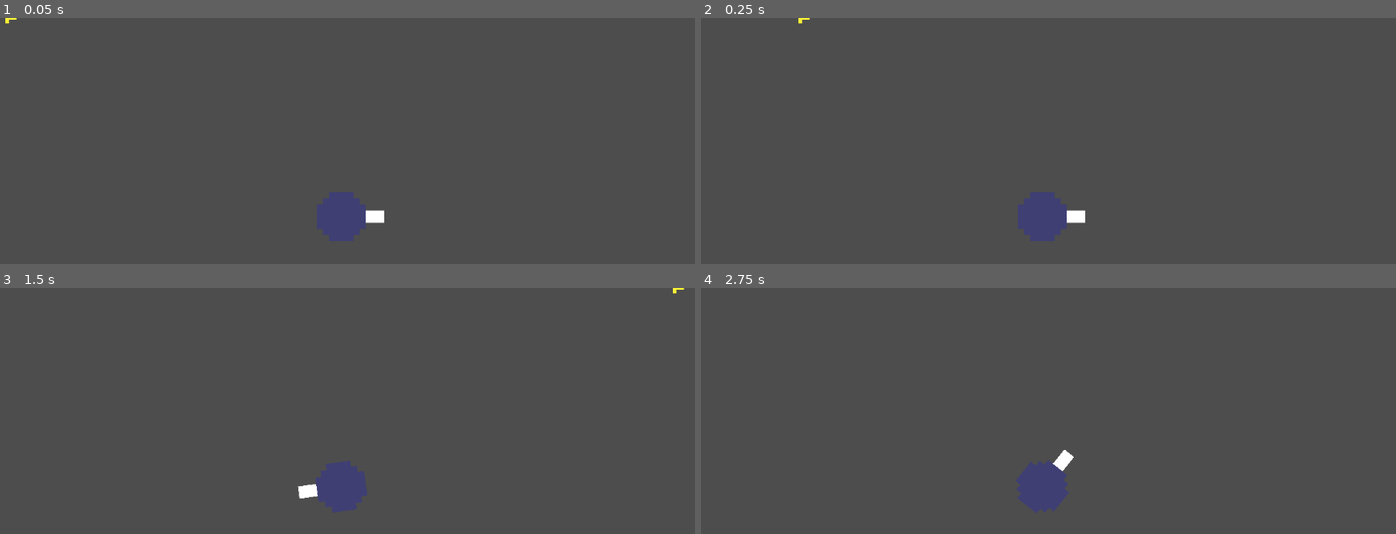
Above: before the commit, frames 1-4 (two rows, left to right).
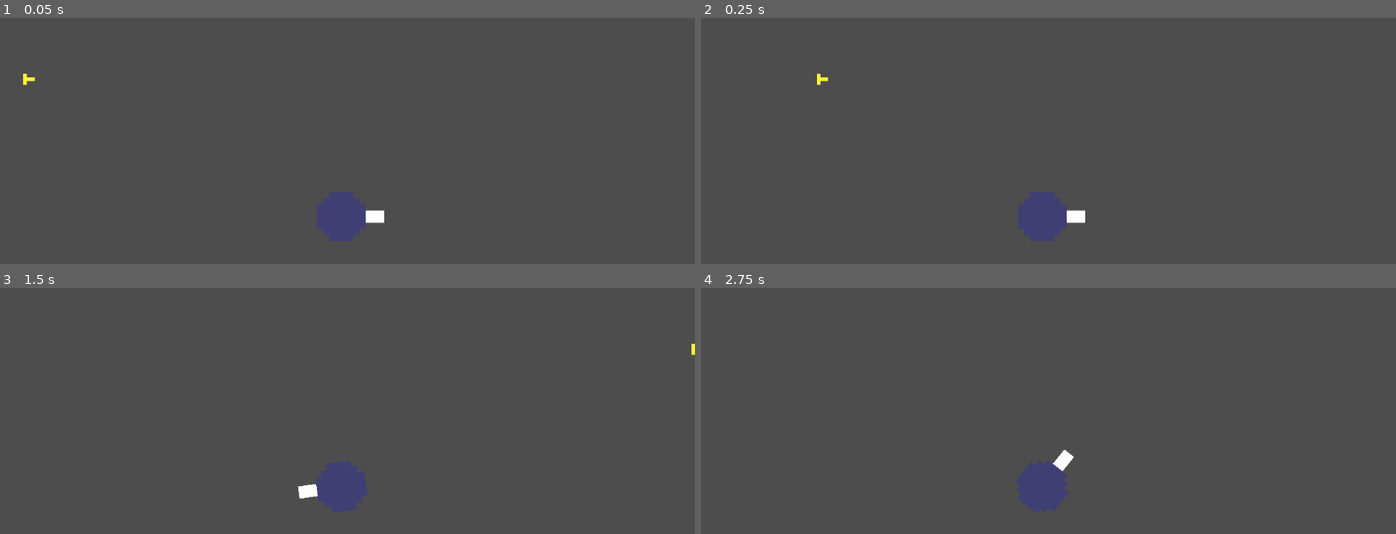
Above: after the commit, the same moments.

Repository: fisabreyt123-spec/shootem-up---first-game
Game: Godot game, scene res://Root.tscn
Same seed, same stepped clock (60 frames per second), same inputs: the game is played once before the commit and once after it.
Inputs (mouse positions are in pixels of both pictures, inside the frame that each line leads up to):
- Up to frame 1 (0.05 s): no input
- Up to frame 2 (0.25 s): no input
- Up to frame 3 (1.5 s): tap Enter at 0.5 s; move the mouse to (500, 467) at 0.52 s; click (500, 467) at 0.6 s; tap Space at 1.25 s; move the mouse to (201, 506) at 1.27 s; click (201, 506) at 1.35 s
- Up to frame 4 (2.75 s): tap Enter at 2 s; move the mouse to (1111, 398) at 2.02 s; click (1111, 398) at 2.1 s

The runs differ from the first frame. In frame 1, less than 0.1% of the frame differs, in the area x 0-6%, y 0-28%; in frame 2, less than 0.1%; in frame 3, less than 0.1%; in frame 4, nothing differs.
Error after the commit: Cannot call method 'instantiate' on a null value. (res://player.gd:13)

Commit message:
Add player & bullet scripts; update scene/input
Implement player shooting: add player.gd (CharacterBody2D) and bullet.gd (Area2D) to handle mouse-facing player and instanced bullets with movement and collision. Update Root.tscn to reference the new player and bullet scripts, add a Muzzle marker, and reparent sprite/collision under a Bullet node. Remove the old character_body_2d.gd and area_2d.gd files. Add a 'shoot' input action bound to the left mouse button in project.godot. Note: bullet.gd now checks the 'enemy' group (previously 'mobs').

Bug when shooting due to tscn files missing (fixing later)

Diff:
--- a/Root.tscn
+++ b/Root.tscn
@@ -1,8 +1,8 @@
 [gd_scene load_steps=7 format=3 uid="uid://dnk8csewsx4i8"]
 
-[ext_resource type="Script" uid="uid://dvmkn71h8e0qt" path="res://character_body_2d.gd" id="1_24d08"]
+[ext_resource type="Script" uid="uid://dvmkn71h8e0qt" path="res://player.gd" id="1_24d08"]
 [ext_resource type="Texture2D" uid="uid://dow7uc76gtsuw" path="res://Sprites/Turret_P.png" id="2_170dk"]
-[ext_resource type="Script" uid="uid://camph1rlhilnw" path="res://area_2d.gd" id="3_cwqeq"]
+[ext_resource type="Script" uid="uid://camph1rlhilnw" path="res://bullet.gd" id="3_cwqeq"]
 [ext_resource type="Texture2D" uid="uid://bqiiqgklla2xu" path="res://Sprites/Bullet_P.png" id="4_3ipfy"]
 
 [sub_resource type="RectangleShape2D" id="RectangleShape2D_cwqeq"]
@@ -24,15 +24,19 @@
 scale = Vector2(10, 10)
 texture = ExtResource("2_170dk")
 
-[node name="Area2D" type="Area2D" parent="."]
+[node name="Muzzle" type="Marker2D" parent="Player"]
+position = Vector2(70, 0)
+
+[node name="Bullet" type="Area2D" parent="."]
+position = Vector2(30, 100)
 script = ExtResource("3_cwqeq")
 
-[node name="Sprite2D" type="Sprite2D" parent="Area2D"]
+[node name="Sprite2D" type="Sprite2D" parent="Bullet"]
 texture_filter = 1
 scale = Vector2(3, 3)
 texture = ExtResource("4_3ipfy")
 
-[node name="CollisionShape2D" type="CollisionShape2D" parent="Area2D"]
+[node name="CollisionShape2D" type="CollisionShape2D" parent="Bullet"]
 rotation = 1.5707964
 scale = Vector2(1.5, 1.5)
 shape = SubResource("CapsuleShape2D_g0d6c")
--- a/area_2d.gd
+++ /dev/null
@@ -1,11 +0,0 @@
-extends Area2D
-
-var speed = 750
-
-func _physics_process(delta):
-	position += transform.x * speed * delta
-
-func _on_Bullet_body_entered(body):
-	if body.is_in_group("mobs"):
-		body.queue_free()
-	queue_free()
--- /dev/null
+++ b/bullet.gd
@@ -0,0 +1,16 @@
+extends Area2D
+
+@export var speed = 750
+
+func _physics_process(delta):
+	position += transform.x * speed * delta
+
+func _on_Bullet_body_entered(body):
+	if body.is_in_group("enemy"):
+		body.queue_free()
+	queue_free()
+
+func save(content):
+	var file = FileAccess.open("res://bullet.gd",FileAccess.WRITE)
+	file.store_string(content)
+	file = null
--- a/character_body_2d.gd
+++ /dev/null
@@ -1,4 +0,0 @@
-extends CharacterBody2D
-
-func _physics_process(delta):
-	look_at(get_global_mouse_position())
--- /dev/null
+++ b/player.gd
@@ -0,0 +1,20 @@
+extends CharacterBody2D
+#hold the bullet scene for instancing
+@export var Bullet : PackedScene
+#Mouse-following movement function + Shoot command
+func _physics_process(delta):
+	look_at(get_global_mouse_position())
+	if Input.is_action_just_pressed("shoot"):
+		shoot()
+
+
+#Shoot function that creates a bullet at Muzzle
+func shoot():
+	var b = Bullet.instantiate()
+	add_child(b)
+	b.transform = $Muzzle.transform
+
+func save(content):
+	var file = FileAccess.open("res://player.gd",FileAccess.WRITE)
+	file.store_string(content)
+	file = null
--- a/project.godot
+++ b/project.godot
@@ -18,3 +18,11 @@
 [display]
 
 window/size/initial_position=Vector2i(576, 324)
+
+[input]
+
+shoot={
+"deadzone": 0.2,
+"events": [Object(InputEventMouseButton,"resource_local_to_scene":false,"resource_name":"","device":-1,"window_id":0,"alt_pressed":false,"shift_pressed":false,"ctrl_pressed":false,"meta_pressed":false,"button_mask":0,"position":Vector2(0, 0),"global_position":Vector2(0, 0),"factor":1.0,"button_index":1,"canceled":false,"pressed":false,"double_click":false,"script":null)
+]
+}
Renamed: area_2d.gd.uid -> bullet.gd.uid
Renamed: character_body_2d.gd.uid -> player.gd.uid
